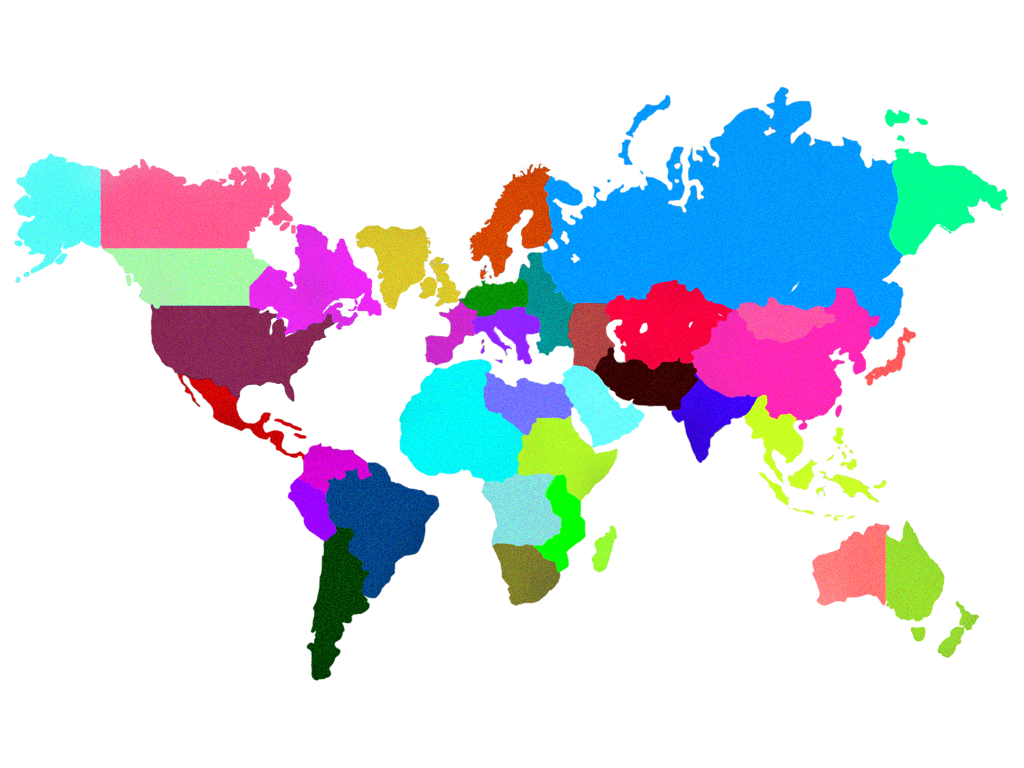
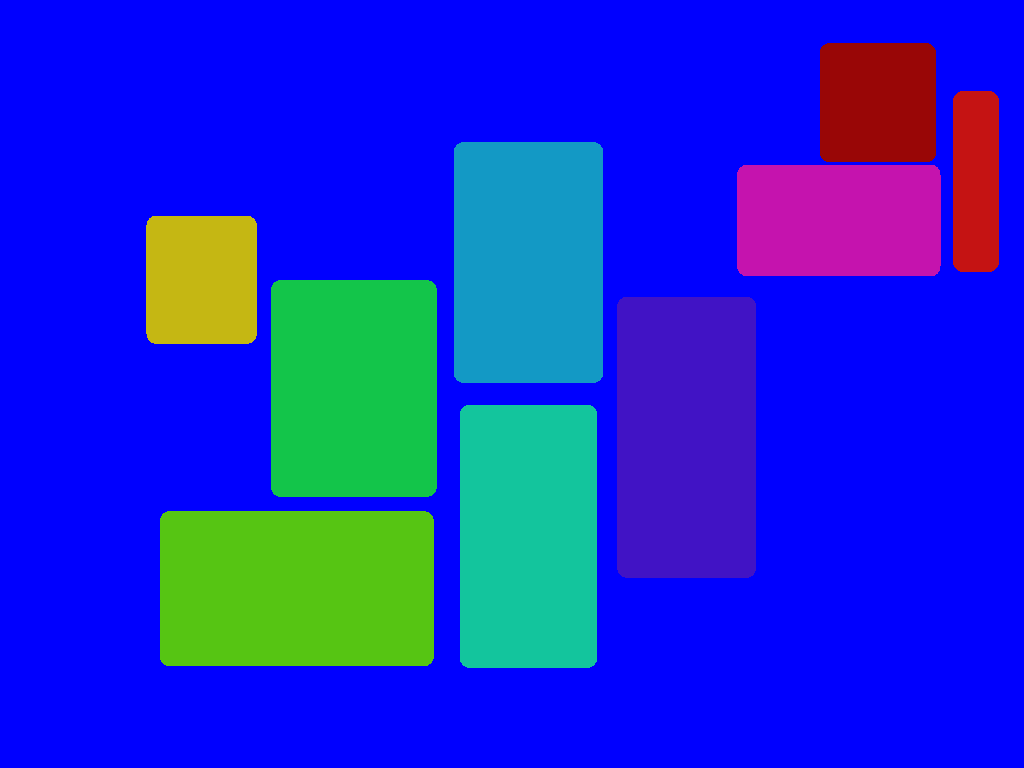
Two versions of the same layered image (1024×768). Layer-by-layer changes:
painted on "Layer 1" over 14, 43, 1010, 681
showed "Water" over 0, 0, 1024, 768
